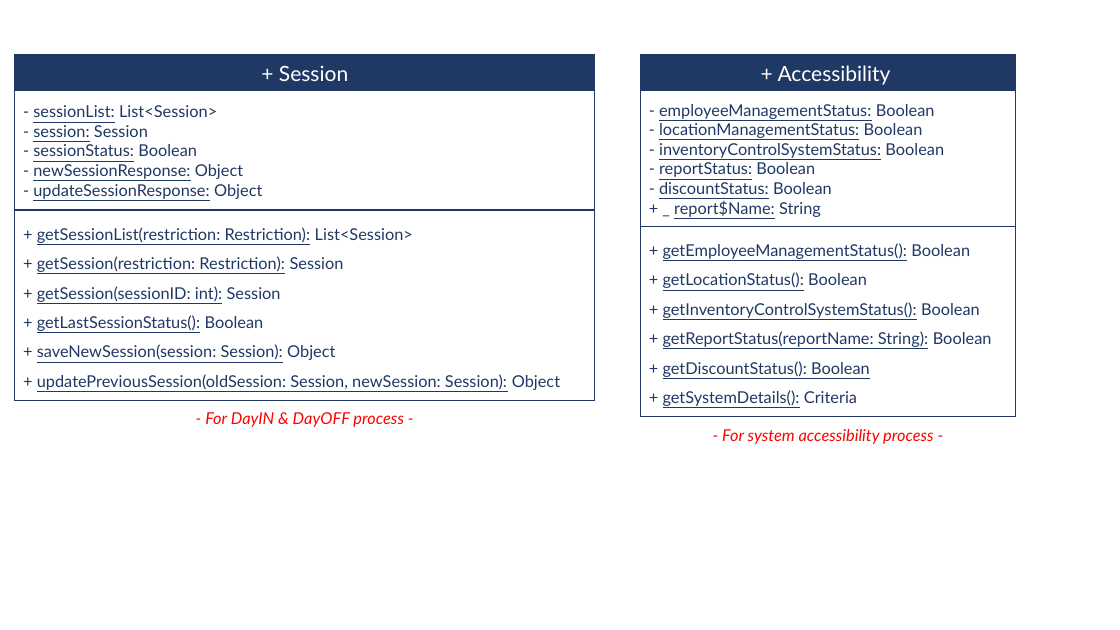
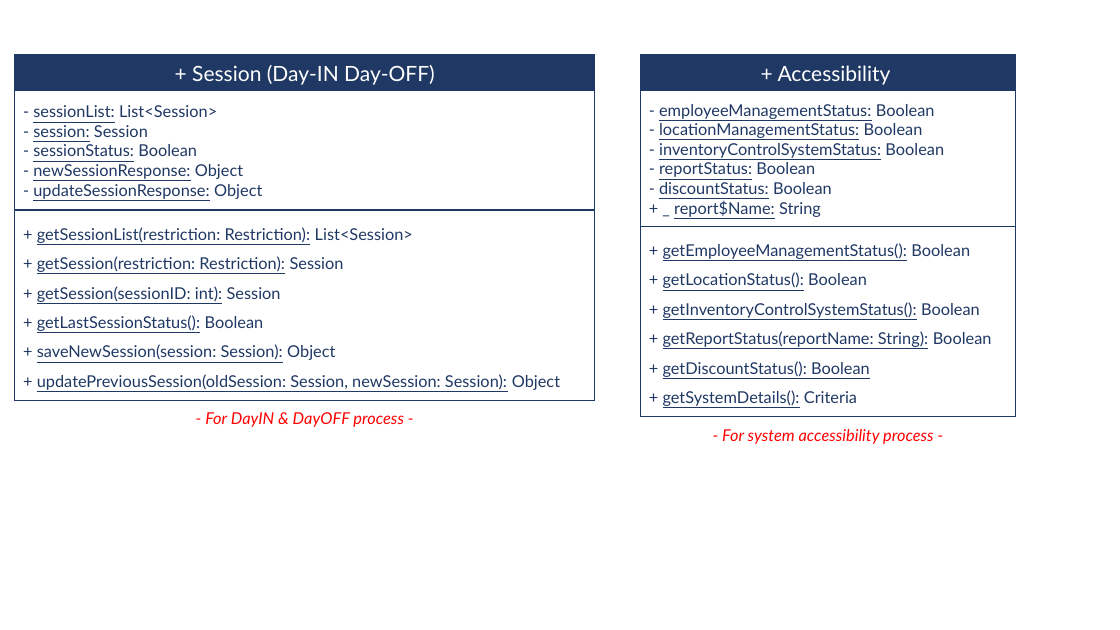
Before and after one commit to QuantumBlazeSoftwareSolution/POS_Java_01, a slide deck: slide 1 of Assets/Docs/PowerPoints/Class Diagrams.pptx. Drawn at 1120x630 pixels with LibreOffice and Linux fonts; fonts in the diff are those of the drawing. Boxes give left, top, right and bottom in pixels: in the first picture for what was removed or moved away, otherwise in the second. Text is boxed around its words. In the diff, an @@ line names an element or a change of style, - is before the commit and + after.

```diff
--- a/Assets/Docs/PowerPoints/Class Diagrams.pptx
+++ b/Assets/Docs/PowerPoints/Class Diagrams.pptx
@@ text in rectangle at (x1=192, y1=65, x2=435, y2=85): text changed @@
-+ Session
++ Session (Day-IN Day-OFF)
```
Also in this commit, not shown: 1 other file.
